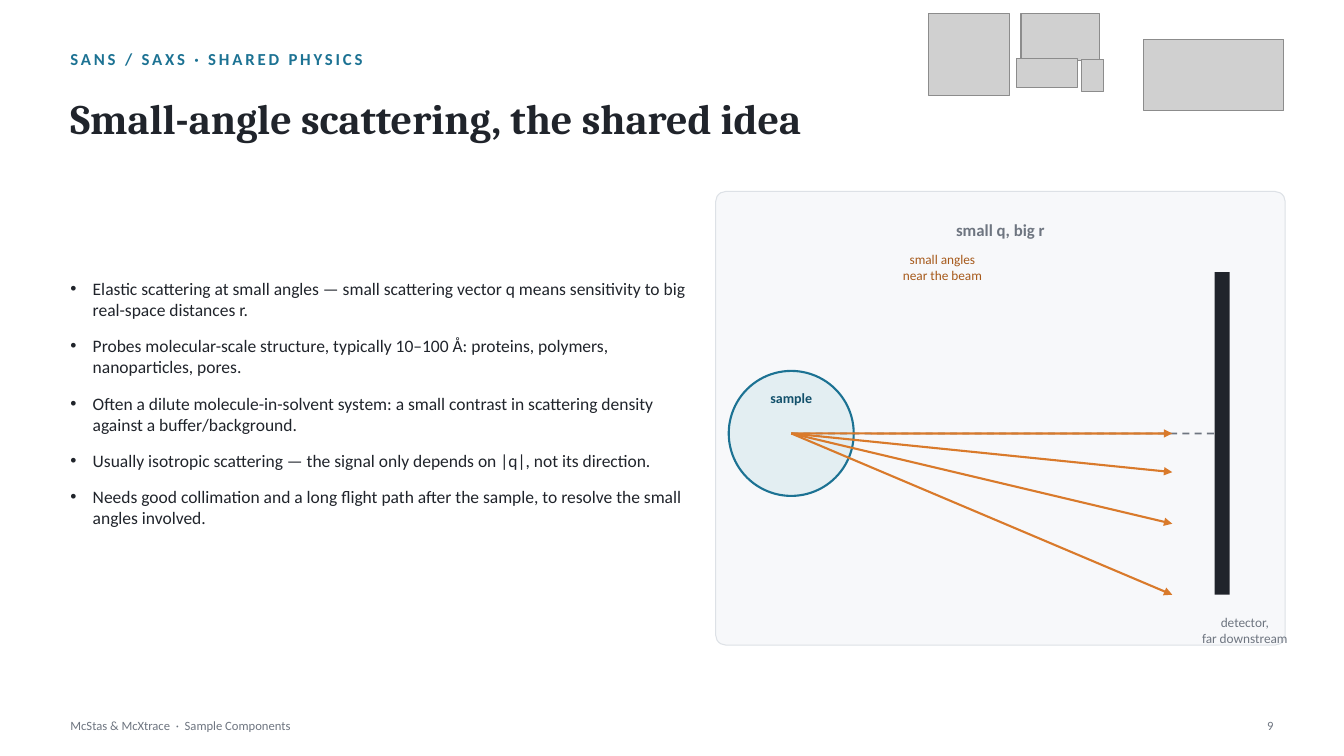
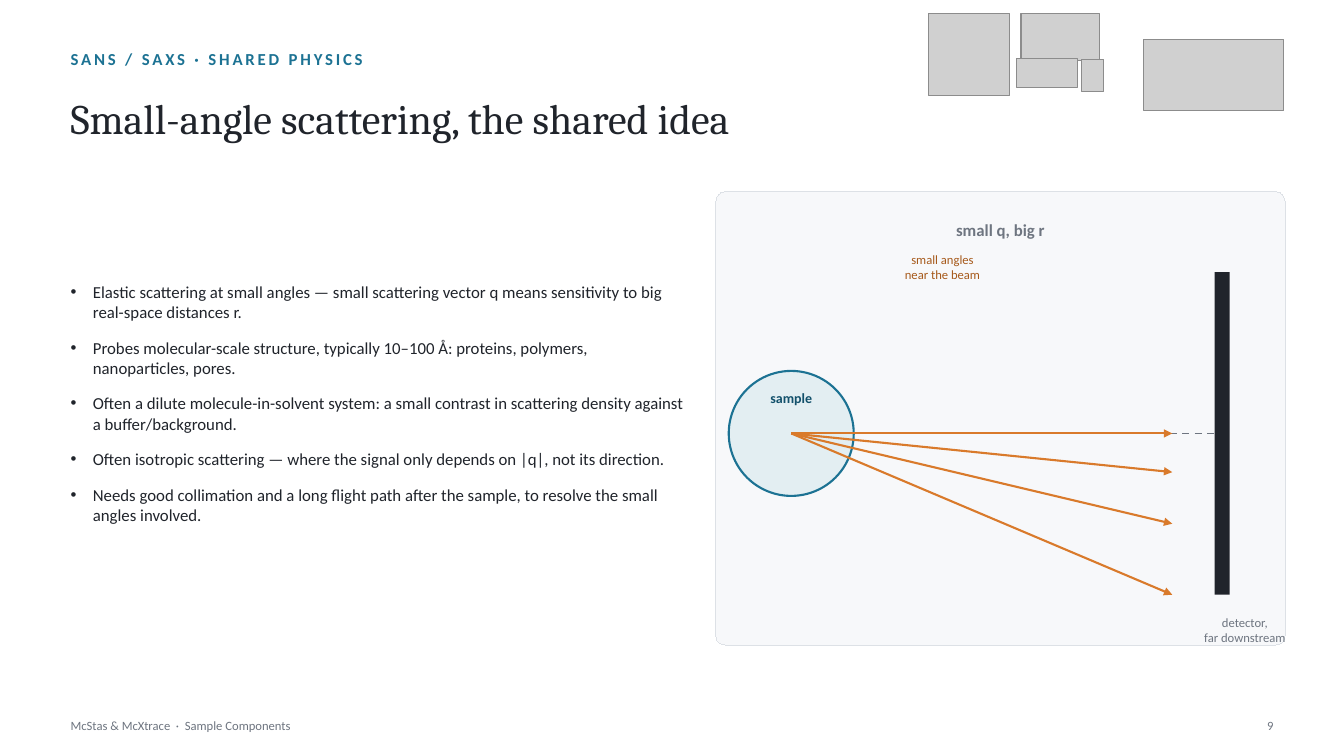
Before and after one commit to mccode-dev/PaNRAID, a slide deck: slide 10 of 23_September_Wednesday/McStas_McXtrace_Sample_Components.pptx (slide 9 before the commit). Drawn at 1344x756 pixels with LibreOffice and Linux fonts; fonts in the diff are those of the drawing; grey boxes stand for pictures. Boxes give left, top, right and bottom in pixels: in the first picture for what was removed or moved away, otherwise in the second. Text is boxed around its words. In the diff, an @@ line names an element or a change of style, - is before the commit and + after.

```diff
--- a/23_September_Wednesday/McStas_McXtrace_Sample_Components.pptx
+++ b/23_September_Wednesday/McStas_McXtrace_Sample_Components.pptx
@@ text "Small-angle scattering, the shared idea" at (71, 105, 730, 144): bold off @@
@@ text "small angles" at (905, 255, 980, 279): size 9.5 to 9 pt @@
@@ text at (93, 286, 683, 524): size 12.5 to 12 pt in "Elastic scattering at small angles — small ...", "Probes molecular-scale structure, typically 10–100 Å: protei ...", "Often a dilute molecule-in-solvent system: a small ...", "Needs good collimation and a long flight ..." @@
@@ text at (93, 453, 664, 468): text changed; size 12.5 to 12 pt @@
-• Usually isotropic scattering — the signal only depends on |q|, not its direction.
+• Often isotropic scattering — where the signal only depends on |q|, not its direction.
@@ text "detector," at (1204, 618, 1285, 642): size 9.5 to 9 pt @@
```
Also in this commit, not shown: 17 other slides changed, 1 slide added, 1 other file.
